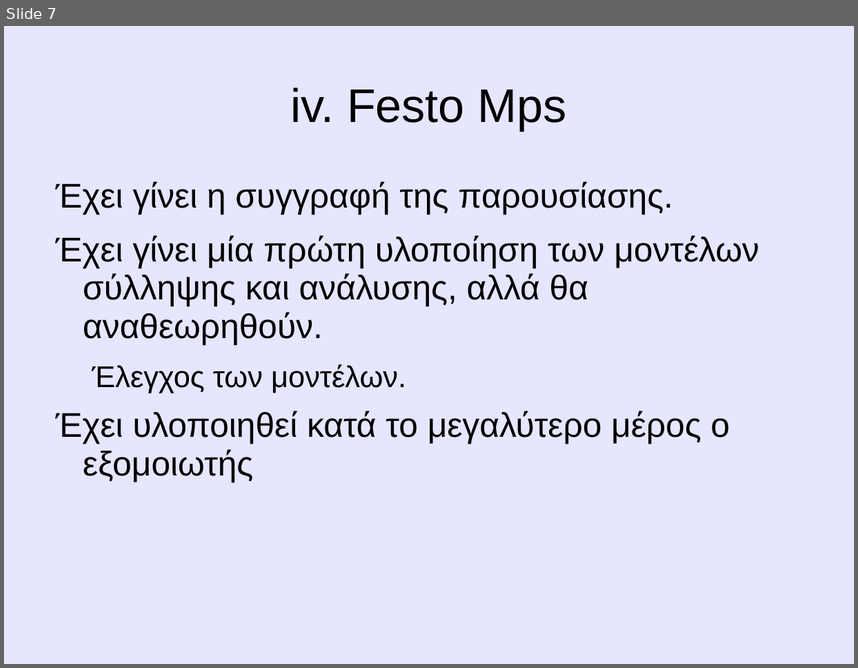
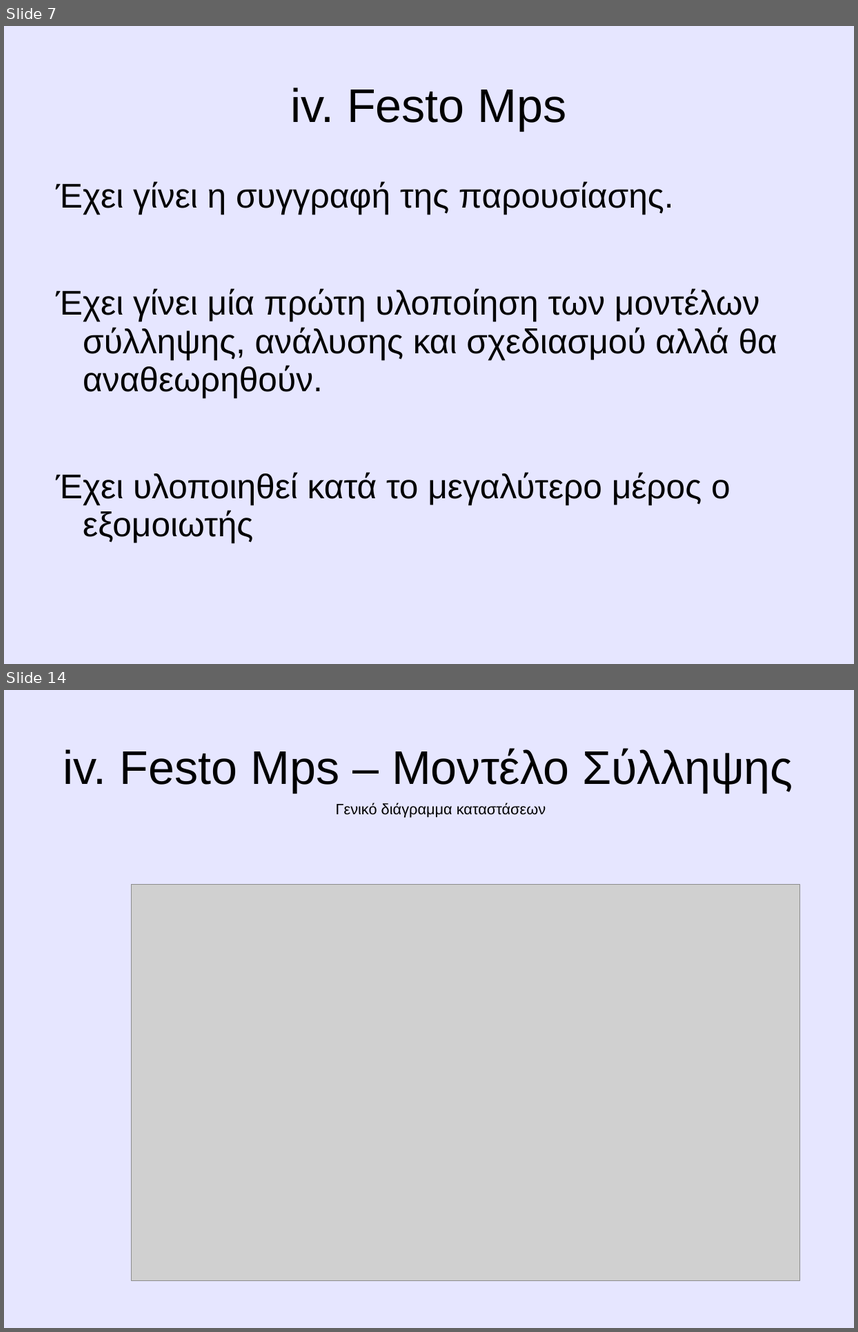
Before and after one commit to amolofos/Thesis, a slide deck: Παρουσίαση/ΠαρουσίασηΔιπλωματικής[08-2012].ppt. Shown one above the other, each under a label of ours: slide 7 before the commit, slides 7 and 14 after it; the slides between them are not shown. The pictures are 858x668 and 858x1332 pixels, drawn with LibreOffice and Linux fonts; fonts in the diff are those of the drawing; grey boxes stand for pictures. Boxes give left, top, right and bottom in pixels: in the first picture for what was removed or moved away, otherwise in the second. Text is boxed around its words. In the diff, an @@ line names an element or a change of style, - is before the commit and + after.

```diff
--- a/Παρουσίαση/ΠαρουσίασηΔιπλωματικής[08-2012].ppt
+++ b/Παρουσίαση/ΠαρουσίασηΔιπλωματικής[08-2012].ppt
@@ slide 14 added at (4,690,854,1328), background #E6E6FF @@
@@ title added at (63,748,793,793), 44 pt, text #000000 @@
+iv. Festo Mps – Μοντέλο Σύλληψης
@@ text added at (336,802,546,818), 14 pt, text #000000 @@
+Γενικό διάγραμμα καταστάσεων
@@ picture added at (131,885,800,1281) @@
@@ slide 7 changed as well @@
@@ text at (56,288,777,398): text changed @@
-Έχει γίνει μία πρώτη υλοποίηση των μοντέλων σύλληψης και ανάλυσης, αλλά θα αναθεωρηθούν.
-  Έλεγχος των μοντέλων.
+Έχει γίνει μία πρώτη υλοποίηση των μοντέλων σύλληψης, ανάλυσης και σχεδιασμού αλλά θα αναθεωρηθούν.
```
Also in this commit, not shown: 4 other slides changed, 23 other slides added, 19 other files.
